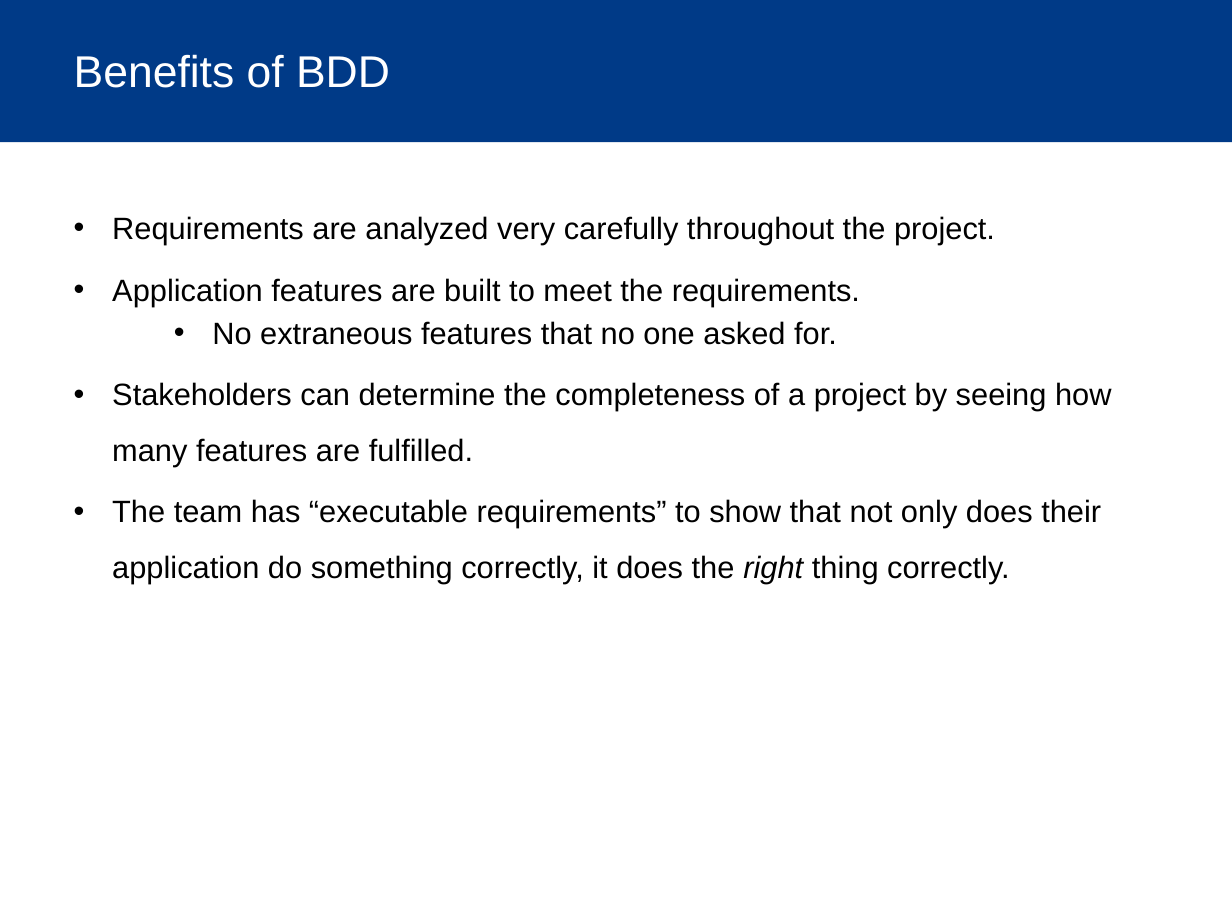
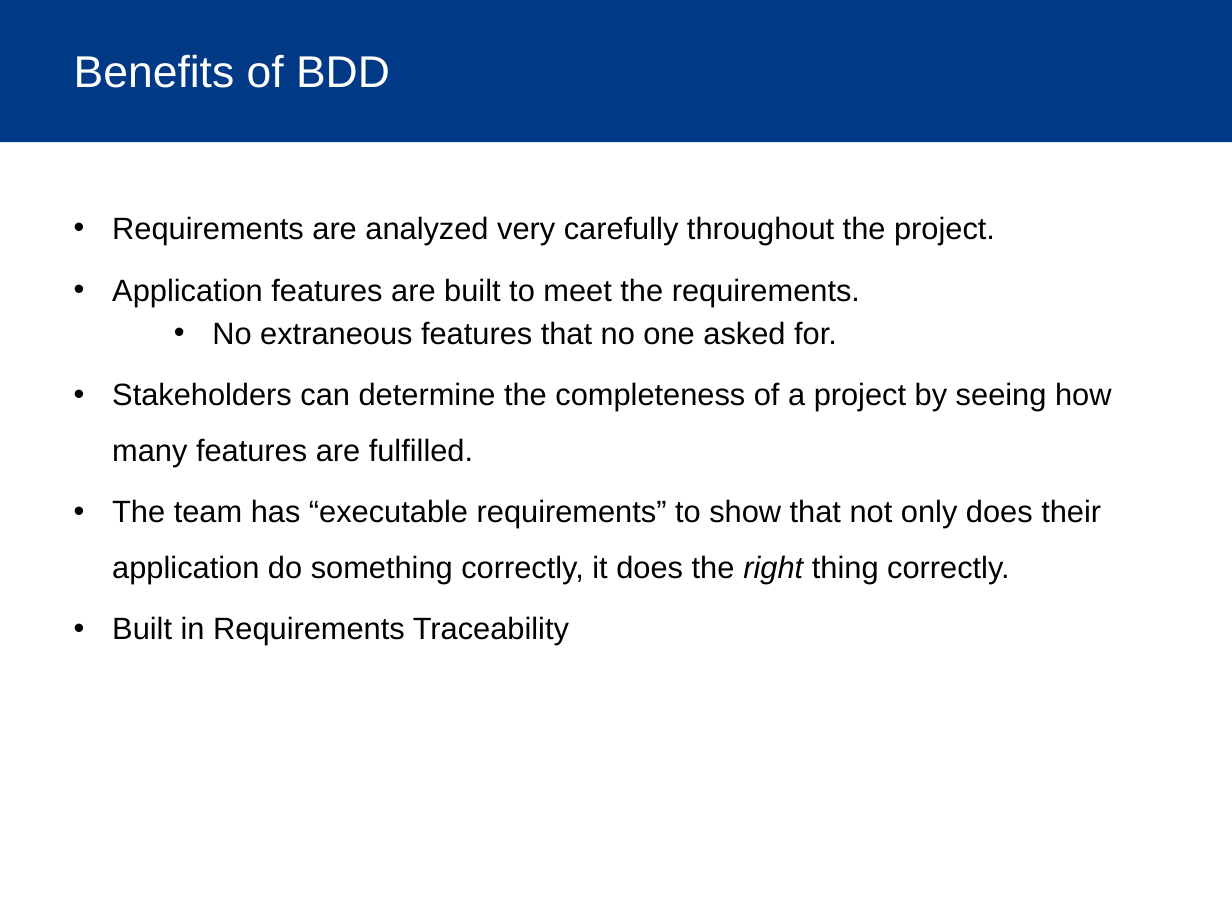
Before and after one commit to bmanley91/BDD-talk, a slide deck: slide 14 of BDD.pptx. Drawn at 1232x924 pixels with LibreOffice and Linux fonts; fonts in the diff are those of the drawing; background and template pictures are left out. Boxes give left, top, right and bottom in pixels: in the first picture for what was removed or moved away, otherwise in the second. Text is boxed around its words. In the diff, an @@ line names an element or a change of style, - is before the commit and + after.

```diff
--- a/BDD.pptx
+++ b/BDD.pptx
@@ text at box(112, 616, 569, 645): paragraph added @@
+• Built in Requirements Traceability
```
Also in this commit, not shown: 1 slide added.
